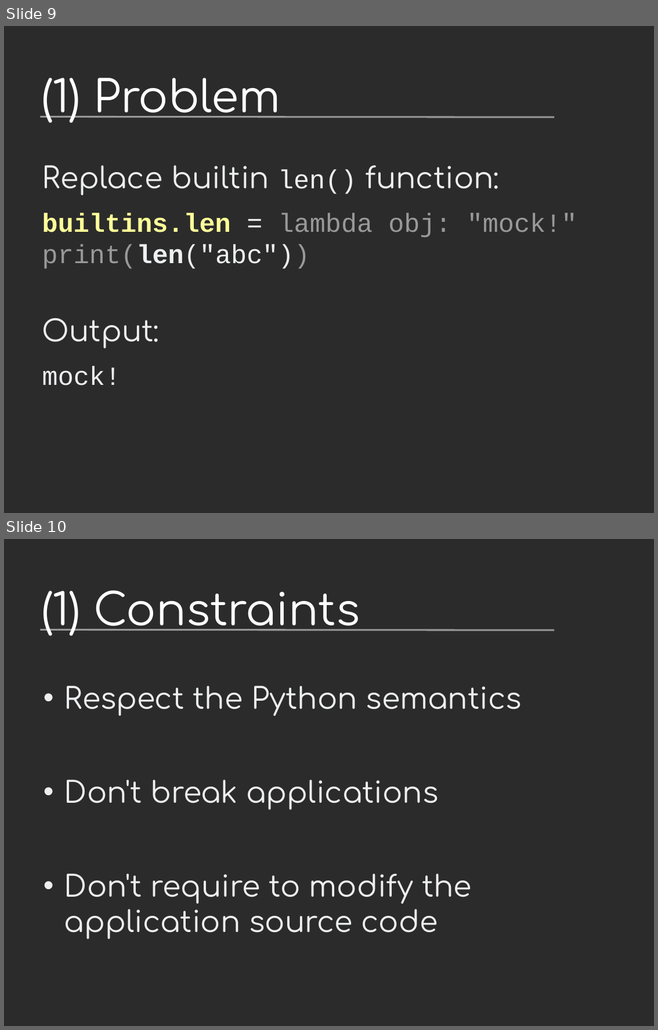
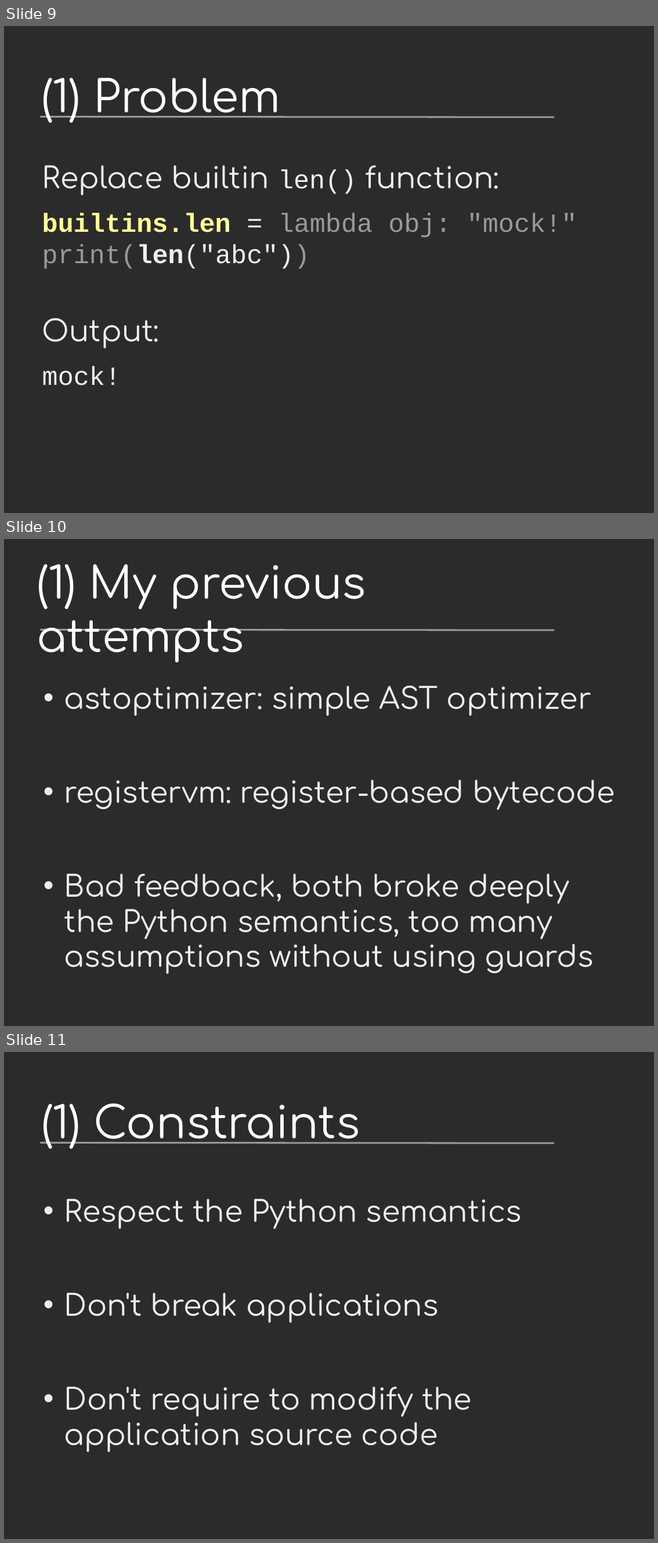
Before and after one commit to vstinner/talks, a slide deck: 2016-FOSDEM/fat_python.odp. Shown one above the other, each under a label of ours: slides 9 and 10 before the commit, slides 9, 10 and 11 after it. The pictures are 658x1030 and 658x1543 pixels, drawn with LibreOffice and Linux fonts; fonts in the diff are those of the drawing; background and template pictures are left out; a plain dark background stands for a picture behind light text. Boxes give left, top, right and bottom in pixels: in the first picture for what was removed or moved away, otherwise in the second. Text is boxed around its words. In the diff, an @@ line names an element or a change of style, - is before the commit and + after.

```diff
--- a/2016-FOSDEM/fat_python.odp
+++ b/2016-FOSDEM/fat_python.odp
@@ slide 10 added at bbox=[4, 539, 654, 1026], background picture (left out); not listed: 1 template element that a slide beside it also shows @@
@@ title added at bbox=[37, 564, 366, 663], 54 pt, text #FFFFFF @@
+(1) My previous attempts
@@ text added at bbox=[64, 686, 615, 974], 36 pt, text #EEEFF0 @@
+• astoptimizer: simple AST optimizer
+• registervm: register-based bytecode
+• Bad feedback, both broke deeply the Python semantics, too many assumptions without using guards
@@ what was slide 10 is now slide 11 @@
```
Also in this commit, not shown: 3 slides changed, 1 other file.
